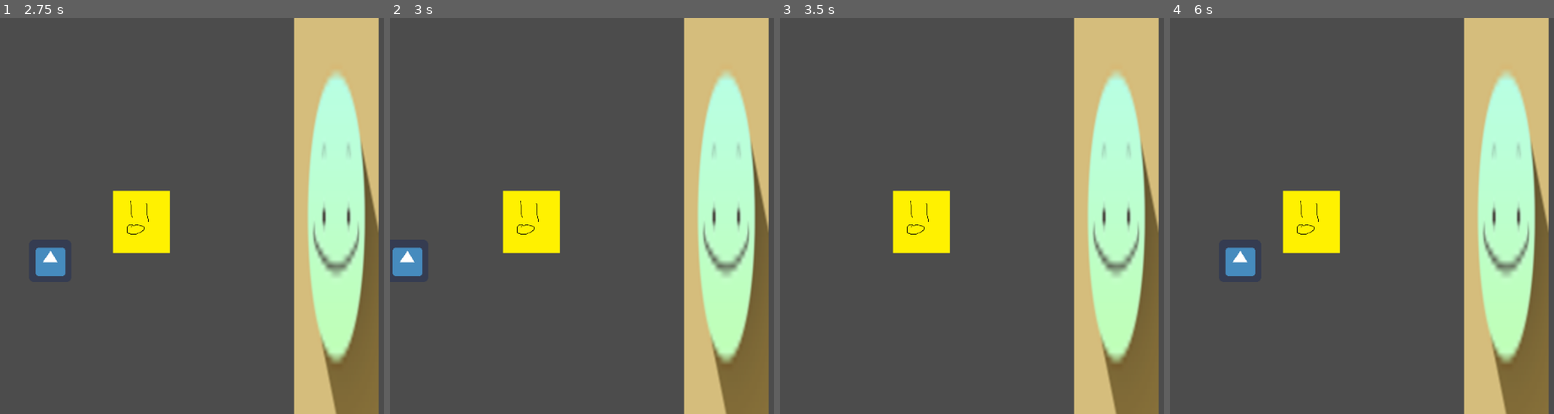
Above: before the commit, frames 1-4 (left to right).
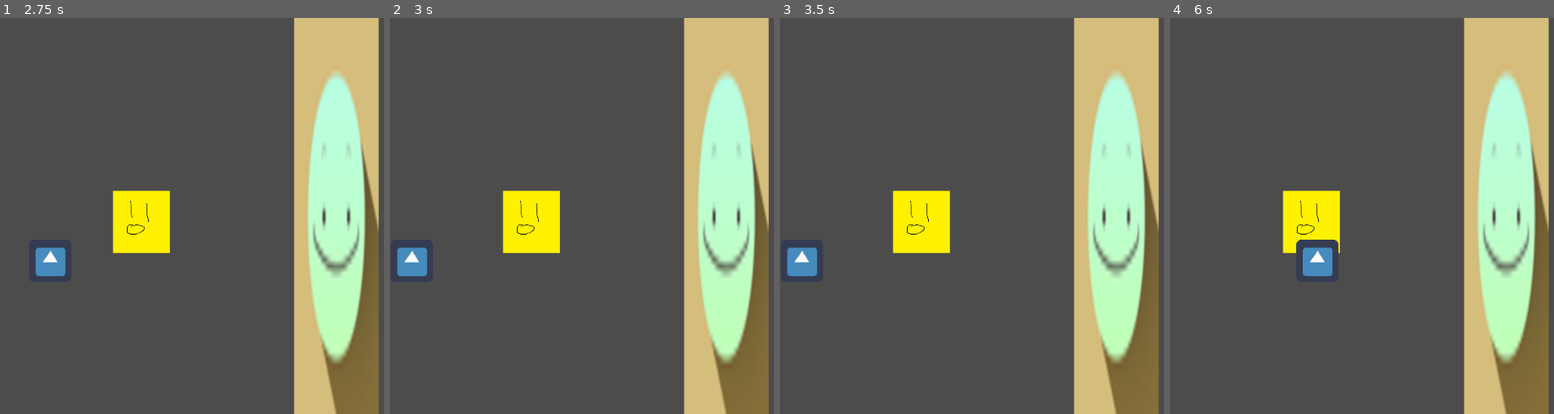
Above: after the commit, the same moments.

Repository: Lucianono/DinerWithMonster
Game: Godot game, scene res://on-site.tscn
The game is run twice, just before and just after one commit, with the same random seed, the same clock (stepped at 60 frames per second) and the same inputs. The engine's default icon, where the game draws it, is replaced by a stand-in: a white triangle on a blue panel in a dark square.
Inputs:
- Up to frame 1 (2.75 s): tap Enter at 0.5, 2 s; hold Up (ui_up) 0.53-2.03 s; tap Space at 1.25 s; hold Left (ui_left) from 2.03 s (still down)
- Up to frame 2 (3 s): keep holding Left (ui_left)
- Up to frame 3 (3.5 s): keep holding Left (ui_left)
- Up to frame 4 (6 s): tap Space at 3.5 s; release Left (ui_left) at 3.53 s; hold Down (ui_down) 3.53-4.28 s; hold Right (ui_right) 4.28-5.03 s; hold Up (ui_up) 5.03-5.78 s; hold Right (ui_right) from 5.78 s (still down)

Frame 1 is identical in both runs. In frame 2, 0.3% of the frame differs, in the area x 0-10%, y 57-66%; in frame 3, 0.6%; in frame 4, 1.4%, in the area x 14-45%, y 55-66%.

Commit message:
caldo will not go outside view

Diff:
--- a/main-sprite.gd
+++ b/main-sprite.gd
@@ -1,17 +1,22 @@
 extends KinematicBody2D
 
-onready var raycast_right = get_node("RayCast2D")
-
-var isPlayerColliding = false
 var kboard = Vector2(0,0)
+var screensize
+var sprite_extent
 export var speed = 200
 
 func _ready():
+	sprite_extent = get_node("caldo-area/Sprite").get_texture().get_size()/2
+	screensize = get_viewport_rect().size
 	set_physics_process(true)
 
-func _physics_process(delta):
+
+func _physics_process(_delta):
 
 	kboard.x = int(Input.is_action_pressed("ui_right"))-int(Input.is_action_pressed("ui_left"))
 	kboard.y = int(Input.is_action_pressed("ui_down"))-int(Input.is_action_pressed("ui_up"))
 	kboard = kboard.normalized() * speed
 	kboard = move_and_slide(kboard)
+
+	position.y = clamp(position.y, 1 + sprite_extent.y, screensize.y - sprite_extent.y)
+	position.x = clamp(position.x, 1 + sprite_extent.x, screensize.x - sprite_extent.x)
